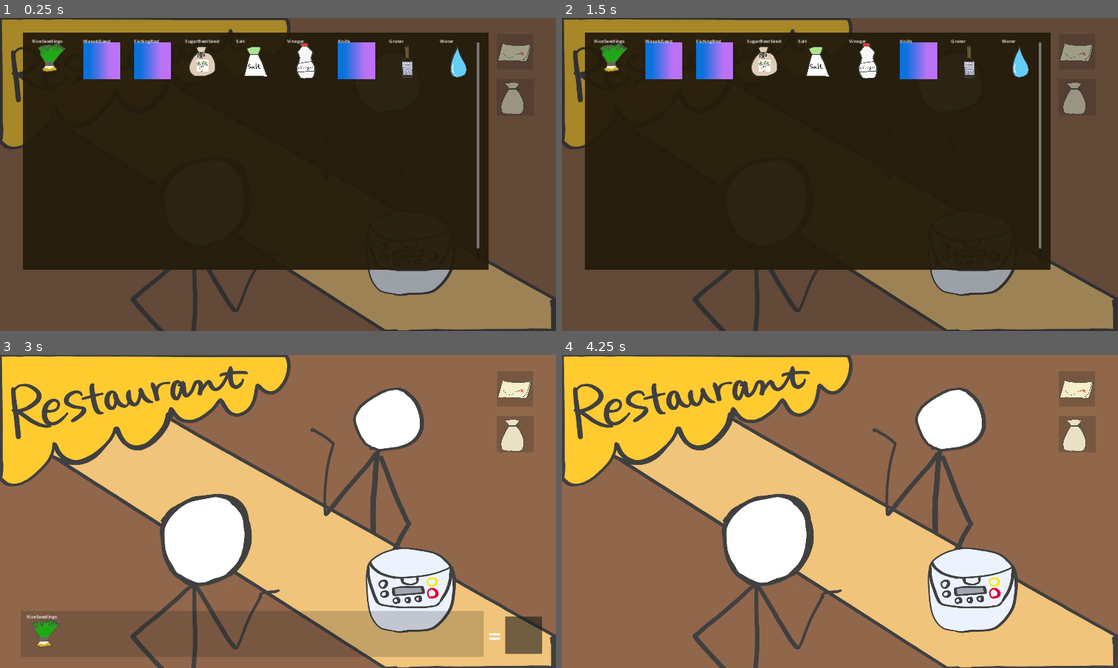
Above: before the commit, frames 1-4 (two rows, left to right).
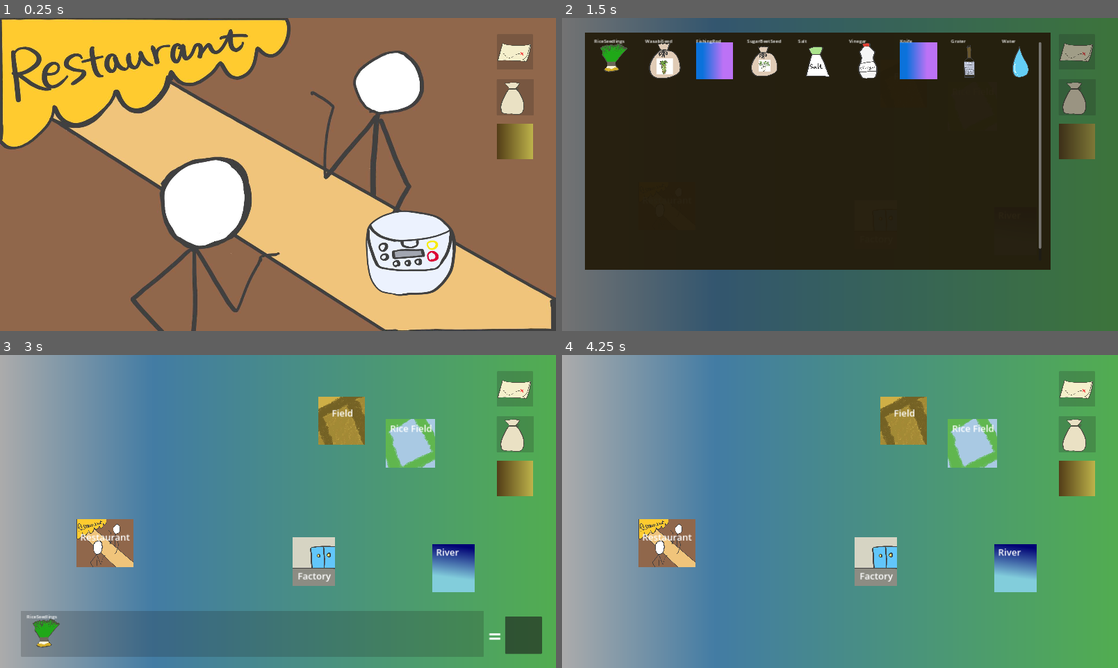
Above: after the commit, the same moments.

Repository: Kazetsukai/Itadakimasu
Game: Godot game, scene res://Locations/Restaurant.tscn
Same seed, same stepped clock (60 frames per second), same inputs: the game is played once before the commit and once after it.
Inputs (mouse positions are in pixels of both pictures, inside the frame that each line leads up to):
- Up to frame 1 (0.25 s): no input
- Up to frame 2 (1.5 s): tap Enter at 0.5 s; move the mouse to (1079, 52) at 0.52 s; click (1079, 52) at 0.67 s; tap Space at 1.25 s; move the mouse to (1079, 96) at 1.27 s; click (1079, 96) at 1.42 s
- Up to frame 3 (3 s): tap Enter at 2 s; move the mouse to (278, 511) at 2.02 s; click (278, 511) at 2.17 s; tap Space at 2.75 s; move the mouse to (50, 398) at 2.77 s; click (50, 398) at 2.92 s
- Up to frame 4 (4.25 s): tap Enter at 3.5 s; move the mouse to (606, 636) at 3.52 s; click (606, 636) at 3.67 s

The runs differ from the first frame. In frame 1, 98% of the frame differs, in the area x 0-100%, y 0-100%; in frame 2, 36%; in frame 3, 98%; in frame 4, 99%.

Commit message:
Adding stuff

Diff:
--- /dev/null
+++ b/BookDisplay.tscn
@@ -0,0 +1,79 @@
+[gd_scene load_steps=10 format=3 uid="uid://bs1afjdqfjopx"]
+
+[ext_resource type="Theme" uid="uid://dj83om2vkmgc2" path="res://BookTheme.tres" id="1_eyssv"]
+[ext_resource type="Texture2D" uid="uid://wg0f3csqfmbh" path="res://Assets/salmon-sushi.png" id="2_w5a6t"]
+[ext_resource type="Texture2D" uid="uid://lo7jkvdrwwco" path="res://Assets/sugar.png" id="3_kunct"]
+[ext_resource type="Texture2D" uid="uid://b583dr87ps5oj" path="res://Assets/vinegar.png" id="4_jhq2q"]
+[ext_resource type="Texture2D" uid="uid://bh81oq3nmps22" path="res://Assets/salt.png" id="5_1nrfq"]
+[ext_resource type="Texture2D" uid="uid://bilf6acm5srda" path="res://Assets/steamedrice.png" id="6_e2oti"]
+[ext_resource type="Texture2D" uid="uid://b3n1oih517cu8" path="res://Assets/wasabi-paste.png" id="7_6hdlg"]
+[ext_resource type="Texture2D" uid="uid://cmv4y55xeqlw2" path="res://Assets/salmon-sashimi.png" id="8_dfay0"]
+
+[sub_resource type="StyleBoxFlat" id="StyleBoxFlat_tlepf"]
+bg_color = Color(0.831373, 0.764706, 0.705882, 1)
+
+[node name="ss" type="PanelContainer"]
+offset_right = 1269.0
+offset_bottom = 784.0
+theme_override_styles/panel = SubResource("StyleBoxFlat_tlepf")
+
+[node name="Page1" type="Control" parent="."]
+layout_mode = 3
+anchors_preset = 0
+offset_right = 1269.0
+offset_bottom = 784.0
+
+[node name="Title" type="Label" parent="Page1"]
+offset_left = 114.0
+offset_top = 62.0
+offset_right = 630.0
+offset_bottom = 175.0
+theme = ExtResource("1_eyssv")
+theme_override_font_sizes/font_size = 80
+text = "Salmon Sushi"
+
+[node name="Label" type="Label" parent="Page1"]
+offset_left = 116.0
+offset_top = 210.0
+offset_right = 1082.0
+offset_bottom = 790.0
+theme = ExtResource("1_eyssv")
+text = "To make a piece of salmon sushi, take some seasoned white rice, add a small dot of wasabi paste, and place a slice of salmon sashimi on top.
+
+Seasoned sushi rice is made by adding salt, vinegar, and sugar to cooked white rice, and cooling it down quickly."
+autowrap_mode = 2
+
+[node name="Salmon-sushi" type="Sprite2D" parent="Page1"]
+position = Vector2(790, 138)
+scale = Vector2(0.5, 0.5)
+texture = ExtResource("2_w5a6t")
+
+[node name="Sugar" type="Sprite2D" parent="Page1"]
+position = Vector2(651.5, 645)
+scale = Vector2(0.206, 0.206)
+texture = ExtResource("3_kunct")
+
+[node name="Vinegar" type="Sprite2D" parent="Page1"]
+position = Vector2(749.5, 646)
+scale = Vector2(0.223, 0.223)
+texture = ExtResource("4_jhq2q")
+
+[node name="Salt" type="Sprite2D" parent="Page1"]
+position = Vector2(701.5, 651)
+scale = Vector2(0.23, 0.23)
+texture = ExtResource("5_1nrfq")
+
+[node name="Steamedrice" type="Sprite2D" parent="Page1"]
+position = Vector2(862.5, 645)
+scale = Vector2(0.28, 0.28)
+texture = ExtResource("6_e2oti")
+
+[node name="Wasabi-paste" type="Sprite2D" parent="Page1"]
+position = Vector2(1079, 414)
+scale = Vector2(0.248, 0.192)
+texture = ExtResource("7_6hdlg")
+
+[node name="Salmon-sashimi" type="Sprite2D" parent="Page1"]
+position = Vector2(1104, 270)
+scale = Vector2(0.358, 0.358)
+texture = ExtResource("8_dfay0")
--- /dev/null
+++ b/BookTheme.tres
@@ -0,0 +1,5 @@
+[gd_resource type="Theme" format=3 uid="uid://dj83om2vkmgc2"]
+
+[resource]
+default_font_size = 40
+Label/colors/font_color = Color(0.219608, 0.219608, 0.219608, 1)
--- a/Global.tscn
+++ b/Global.tscn
@@ -1,12 +1,21 @@
-[gd_scene load_steps=10 format=3 uid="uid://h3ixncd1lqh3"]
+[gd_scene load_steps=15 format=3 uid="uid://h3ixncd1lqh3"]
 
 [ext_resource type="Script" path="res://Scripts/RecipeBox.gd" id="1_2rv75"]
 [ext_resource type="Texture2D" uid="uid://cy0n7dotijvcq" path="res://Assets/inventory.png" id="2_ip7xp"]
 [ext_resource type="Script" path="res://Scripts/Link.gd" id="2_lhk3r"]
 [ext_resource type="Script" path="res://ItemCheat.gd" id="3_1x01w"]
 [ext_resource type="Script" path="res://Scripts/InventoryCloser.gd" id="3_2f27a"]
+[ext_resource type="Script" path="res://Scripts/Book.gd" id="3_2j6xo"]
 [ext_resource type="Script" path="res://Scripts/InventoryBag.gd" id="3_h60vu"]
+[ext_resource type="Script" path="res://Scripts/BackingPanel.gd" id="4_cq6bj"]
+[ext_resource type="PackedScene" uid="uid://bs1afjdqfjopx" path="res://BookDisplay.tscn" id="5_fiajc"]
 [ext_resource type="Texture2D" uid="uid://qwfo40hfsecu" path="res://Assets/map.png" id="5_mf0jq"]
+
+[sub_resource type="Gradient" id="Gradient_wpbiq"]
+colors = PackedColorArray(0.325926, 0.241814, 0.0930101, 1, 0.744716, 0.703879, 0.291784, 1)
+
+[sub_resource type="GradientTexture1D" id="GradientTexture1D_3psmt"]
+gradient = SubResource("Gradient_wpbiq")
 
 [sub_resource type="StyleBoxFlat" id="StyleBoxFlat_shlps"]
 bg_color = Color(0.141176, 0.109804, 0.0431373, 0.94902)
@@ -28,7 +37,7 @@
 [node name="UI" type="CanvasLayer" parent="."]
 layer = 5
 
-[node name="Panel2" type="Panel" parent="UI"]
+[node name="MapPanel" type="Panel" parent="UI"]
 modulate = Color(1, 1, 1, 0.337255)
 offset_left = 1716.0
 offset_top = 56.0
@@ -45,7 +54,41 @@
 script = ExtResource("2_lhk3r")
 target = "res://Locations/Map.tscn"
 
-[node name="Panel" type="Panel" parent="UI"]
+[node name="BookPanel" type="Panel" parent="UI"]
+modulate = Color(1, 1, 1, 0.337255)
+offset_left = 1716.0
+offset_top = 366.0
+offset_right = 1841.0
+offset_bottom = 488.0
+
+[node name="Book" type="TextureRect" parent="UI"]
+offset_left = 1716.0
+offset_top = 365.0
+offset_right = 1841.0
+offset_bottom = 487.0
+texture = SubResource("GradientTexture1D_3psmt")
+ignore_texture_size = true
+script = ExtResource("3_2j6xo")
+
+[node name="BackingPanel" type="Panel" parent="UI/Book"]
+visible = false
+self_modulate = Color(1, 1, 1, 0.741176)
+z_index = 1
+layout_mode = 0
+offset_left = -1722.0
+offset_top = -378.0
+offset_right = 232.0
+offset_bottom = 740.0
+script = ExtResource("4_cq6bj")
+
+[node name="BookDisplay" parent="UI/Book/BackingPanel" instance=ExtResource("5_fiajc")]
+layout_mode = 0
+offset_left = 229.0
+offset_top = 74.0
+offset_right = 1498.0
+offset_bottom = 858.0
+
+[node name="BagPanel" type="Panel" parent="UI"]
 modulate = Color(1, 1, 1, 0.337255)
 offset_left = 1715.0
 offset_top = 211.0
@@ -62,6 +105,7 @@
 script = ExtResource("3_h60vu")
 
 [node name="BackingPanel" type="Panel" parent="UI/InventoryBag"]
+visible = false
 modulate = Color(1, 1, 1, 0.643137)
 layout_mode = 0
 offset_left = -1733.0
@@ -71,6 +115,7 @@
 script = ExtResource("3_2f27a")
 
 [node name="PanelContainer" type="PanelContainer" parent="UI/InventoryBag"]
+visible = false
 layout_mode = 0
 offset_left = -1636.0
 offset_top = -160.0
@@ -126,5 +171,7 @@
 offset_bottom = 1031.0
 
 [connection signal="gui_input" from="UI/Map" to="UI/Map" method="_on_gui_input"]
+[connection signal="gui_input" from="UI/Book" to="UI/Book" method="_on_gui_input"]
+[connection signal="gui_input" from="UI/Book/BackingPanel" to="UI/Book/BackingPanel" method="_on_gui_input"]
 [connection signal="gui_input" from="UI/InventoryBag" to="UI/InventoryBag" method="_on_gui_input"]
 [connection signal="gui_input" from="UI/InventoryBag/BackingPanel" to="UI/InventoryBag/BackingPanel" method="_on_gui_input"]
--- /dev/null
+++ b/Items/WasabiPlant.tscn
@@ -0,0 +1,8 @@
+[gd_scene load_steps=3 format=3 uid="uid://58nkpt7r26ln"]
+
+[ext_resource type="PackedScene" uid="uid://boipjex2nn1ha" path="res://Items/RecipeItem.tscn" id="1_j8pqd"]
+[ext_resource type="Texture2D" uid="uid://dreipp42dn1wm" path="res://Assets/wasabiplant.png" id="2_ocelc"]
+
+[node name="WasabiPlant" instance=ExtResource("1_j8pqd")]
+texture = ExtResource("2_ocelc")
+item_type = "WasabiPlant"
--- /dev/null
+++ b/Items/WasabiSeed.tscn
@@ -0,0 +1,8 @@
+[gd_scene load_steps=3 format=3 uid="uid://c5woy6qccebj0"]
+
+[ext_resource type="PackedScene" uid="uid://boipjex2nn1ha" path="res://Items/RecipeItem.tscn" id="1_db0na"]
+[ext_resource type="Texture2D" uid="uid://cp8beiv2vs6ac" path="res://Assets/wasabiseed.png" id="2_r7cu4"]
+
+[node name="WasabiSeed" instance=ExtResource("1_db0na")]
+texture = ExtResource("2_r7cu4")
+item_type = "WasabiSeed"
--- a/Locations/Map.tscn
+++ b/Locations/Map.tscn
@@ -1,6 +1,10 @@
-[gd_scene load_steps=14 format=3 uid="uid://juc1l0n7w05i"]
+[gd_scene load_steps=10 format=3 uid="uid://juc1l0n7w05i"]
 
+[ext_resource type="Texture2D" uid="uid://dar3hedytgyeo" path="res://Assets/rice-field-icon.png" id="1_iypbk"]
 [ext_resource type="Script" path="res://Scripts/Link.gd" id="1_tqbar"]
+[ext_resource type="Texture2D" uid="uid://dljc4j2kbqes2" path="res://Assets/field-icon.png" id="3_x67ix"]
+[ext_resource type="Texture2D" uid="uid://nxidwcenmlv" path="res://Assets/restaurant.jpeg" id="4_lhcvn"]
+[ext_resource type="Texture2D" uid="uid://bfi7pwvacxm8p" path="res://Assets/factory.png" id="5_5vyv1"]
 
 [sub_resource type="Gradient" id="Gradient_aqrdh"]
 offsets = PackedFloat32Array(0, 0.275229, 1)
@@ -8,35 +12,6 @@
 
 [sub_resource type="GradientTexture1D" id="GradientTexture1D_05bgu"]
 gradient = SubResource("Gradient_aqrdh")
-
-[sub_resource type="Gradient" id="Gradient_fdfmv"]
-offsets = PackedFloat32Array(0, 0.275229, 1)
-colors = PackedColorArray(0, 0, 1, 1, 0.208835, 0.428547, 0.995284, 1, 0.0901961, 0.956863, 0.0313726, 1)
-
-[sub_resource type="GradientTexture2D" id="GradientTexture2D_mmeob"]
-gradient = SubResource("Gradient_fdfmv")
-fill_from = Vector2(0.780488, 0)
-fill_to = Vector2(0.237805, 0.655488)
-
-[sub_resource type="Gradient" id="Gradient_sg7o4"]
-colors = PackedColorArray(0.338553, 0.284322, 0.128687, 1, 0.86536, 0.687373, 0.325427, 1)
-
-[sub_resource type="GradientTexture2D" id="GradientTexture2D_t7n7k"]
-gradient = SubResource("Gradient_sg7o4")
-fill_from = Vector2(0.768293, 0.35061)
-fill_to = Vector2(0.429878, 1)
-
-[sub_resource type="Gradient" id="Gradient_l1ggo"]
-colors = PackedColorArray(0, 0, 0, 1, 0.938094, 0.670283, 0.551313, 1)
-
-[sub_resource type="GradientTexture2D" id="GradientTexture2D_kerys"]
-gradient = SubResource("Gradient_l1ggo")
-fill_to = Vector2(0.826219, 0.60061)
-
-[sub_resource type="Gradient" id="Gradient_4wxl0"]
-
-[sub_resource type="GradientTexture2D" id="GradientTexture2D_5l2ye"]
-gradient = SubResource("Gradient_4wxl0")
 
 [sub_resource type="Gradient" id="Gradient_dkjmh"]
 colors = PackedColorArray(0, 0, 0.454902, 1, 0.509804, 0.803922, 0.862745, 1)
@@ -71,74 +46,78 @@
 texture = SubResource("GradientTexture1D_05bgu")
 
 [node name="RiceField" type="TextureRect" parent="Control"]
-offset_left = 1279.0
-offset_top = 251.0
-offset_right = 1424.0
-offset_bottom = 418.0
-texture = SubResource("GradientTexture2D_mmeob")
+offset_left = 1332.0
+offset_top = 221.0
+offset_right = 1502.0
+offset_bottom = 388.0
+texture = ExtResource("1_iypbk")
+ignore_texture_size = true
 script = ExtResource("1_tqbar")
 target = "res://Locations/RiceField.tscn"
 
 [node name="Label" type="Label" parent="Control/RiceField"]
-offset_left = -1.0
-offset_top = 20.0
-offset_right = 143.0
-offset_bottom = 68.0
+offset_left = 15.0
+offset_top = 10.0
+offset_right = 159.0
+offset_bottom = 58.0
 theme_override_font_sizes/font_size = 32
 text = "Rice Field
 "
 
 [node name="Field" type="TextureRect" parent="Control"]
-offset_left = 1097.0
+offset_left = 1100.0
 offset_top = 143.0
-offset_right = 1242.0
+offset_right = 1261.0
 offset_bottom = 310.0
-texture = SubResource("GradientTexture2D_t7n7k")
+texture = ExtResource("3_x67ix")
+ignore_texture_size = true
 script = ExtResource("1_tqbar")
 target = "res://Locations/Field.tscn"
 
 [node name="Label" type="Label" parent="Control/Field"]
-offset_left = 31.0
-offset_top = 16.0
-offset_right = 175.0
-offset_bottom = 64.0
+offset_left = 46.0
+offset_top = 35.0
+offset_right = 190.0
+offset_bottom = 83.0
 theme_override_font_sizes/font_size = 32
 text = "Field
 "
 
 [node name="Restaurant" type="TextureRect" parent="Control"]
-offset_left = 288.0
+offset_left = 265.0
 offset_top = 566.0
-offset_right = 433.0
+offset_right = 462.0
 offset_bottom = 733.0
-texture = SubResource("GradientTexture2D_kerys")
+texture = ExtResource("4_lhcvn")
+ignore_texture_size = true
 script = ExtResource("1_tqbar")
 target = "res://Locations/Restaurant.tscn"
 
 [node name="Label2" type="Label" parent="Control/Restaurant"]
-offset_left = -7.0
-offset_top = 5.0
-offset_right = 165.0
-offset_bottom = 101.0
+offset_left = 12.0
+offset_top = 40.0
+offset_right = 184.0
+offset_bottom = 136.0
 theme_override_font_sizes/font_size = 32
 text = "Restaurant
 
 "
 
 [node name="Factory" type="TextureRect" parent="Control"]
-offset_left = 1040.0
-offset_top = 760.0
-offset_right = 1185.0
-offset_bottom = 927.0
-texture = SubResource("GradientTexture2D_5l2ye")
+offset_left = 1011.0
+offset_top = 629.0
+offset_right = 1156.0
+offset_bottom = 796.0
+texture = ExtResource("5_5vyv1")
+ignore_texture_size = true
 script = ExtResource("1_tqbar")
 target = "res://Locations/Factory.tscn"
 
 [node name="Label2" type="Label" parent="Control/Factory"]
-offset_left = 12.0
-offset_top = 6.0
-offset_right = 131.0
-offset_bottom = 102.0
+offset_left = 17.0
+offset_top = 111.0
+offset_right = 136.0
+offset_bottom = 207.0
 theme_override_font_sizes/font_size = 32
 text = "Factory
 
--- /dev/null
+++ b/Scripts/BackingPanel.gd
@@ -0,0 +1,5 @@
+extends Panel
+
+func _on_gui_input(event):
+	if event is InputEventMouseButton and event.pressed:
+		visible = false
--- /dev/null
+++ b/Scripts/Book.gd
@@ -0,0 +1,5 @@
+extends TextureRect
+
+func _on_gui_input(event):
+	if event is InputEventMouseButton and event.pressed:
+		$"BackingPanel".visible = !$"BackingPanel".visible
--- a/Scripts/InventoryBag.gd
+++ b/Scripts/InventoryBag.gd
@@ -3,7 +3,7 @@
 
 
 func _on_gui_input(event):
-	if event is InputEventMouseButton and event.pressed:
+	if event is InputEventMouseButton and event.pressed and !$"../Book/BackingPanel".visible:
 		toggle_inventory()
 
 func toggle_inventory():
--- a/Scripts/RecipeBox.gd
+++ b/Scripts/RecipeBox.gd
@@ -50,8 +50,8 @@
 	"SugarBeet": preload("res://Items/SugarBeet.tscn"),
 	"SugarBeetJuice": preload("res://Items/SugarBeetJuice.tscn"),
 
-	"WasabiSeed": preload("res://Items/RecipeItem.tscn"),
-	"WasabiPlant": preload("res://Items/RecipeItem.tscn"),
+	"WasabiSeed": preload("res://Items/WasabiSeed.tscn"),
+	"WasabiPlant": preload("res://Items/WasabiPlant.tscn"),
 	"WasabiPaste": preload("res://Items/WasabiPaste.tscn"),
 }
 
Binary file added: Assets/factory.png
Not shown, added: Assets/factory.png.import
Binary file added: Assets/knife.png
Not shown, added: Assets/knife.png.import
Binary file added: Assets/river-icon.png
Not shown, added: Assets/river-icon.png.import
Binary file added: Assets/river.jpeg
Not shown, added: Assets/river.jpeg.import
Binary file added: Assets/salmon-block.png
Not shown, added: Assets/salmon-block.png.import
Binary file added: Assets/salmon-sashimi.png
Not shown, added: Assets/salmon-sashimi.png.import
(and 6 more such lines)
